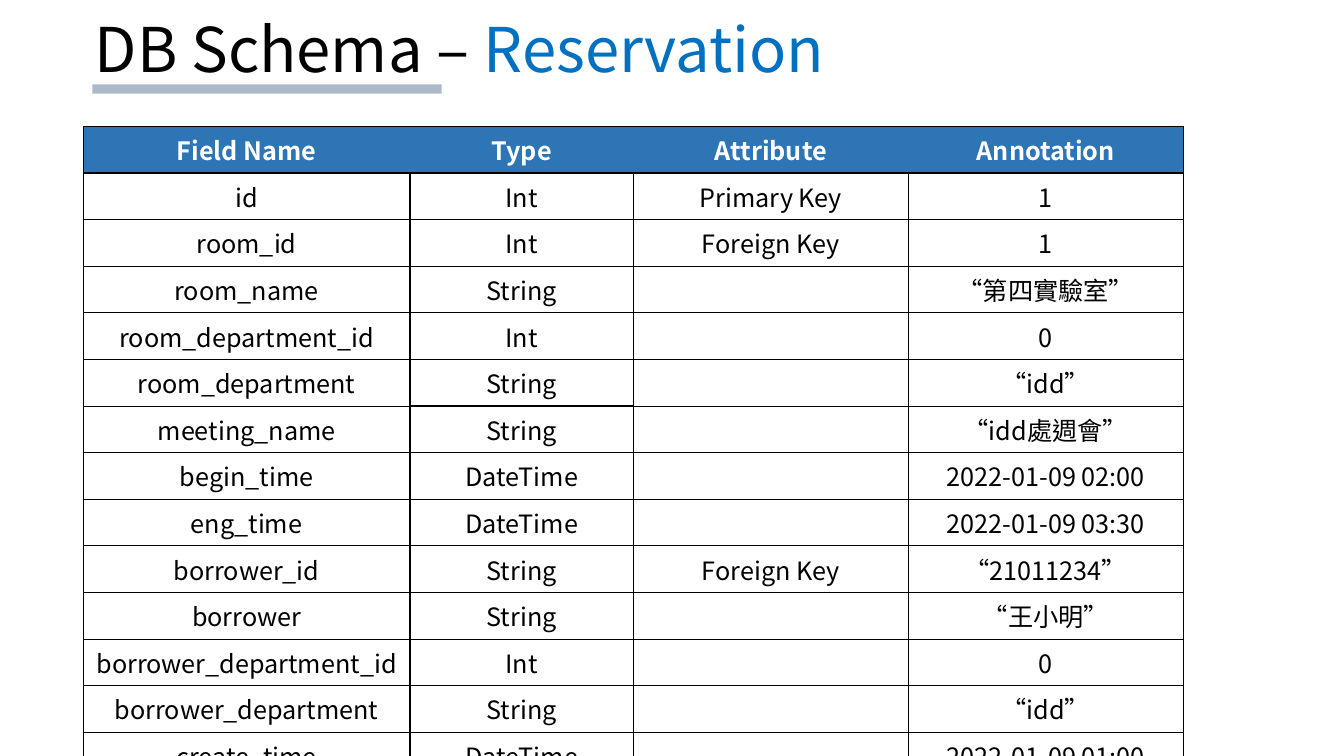
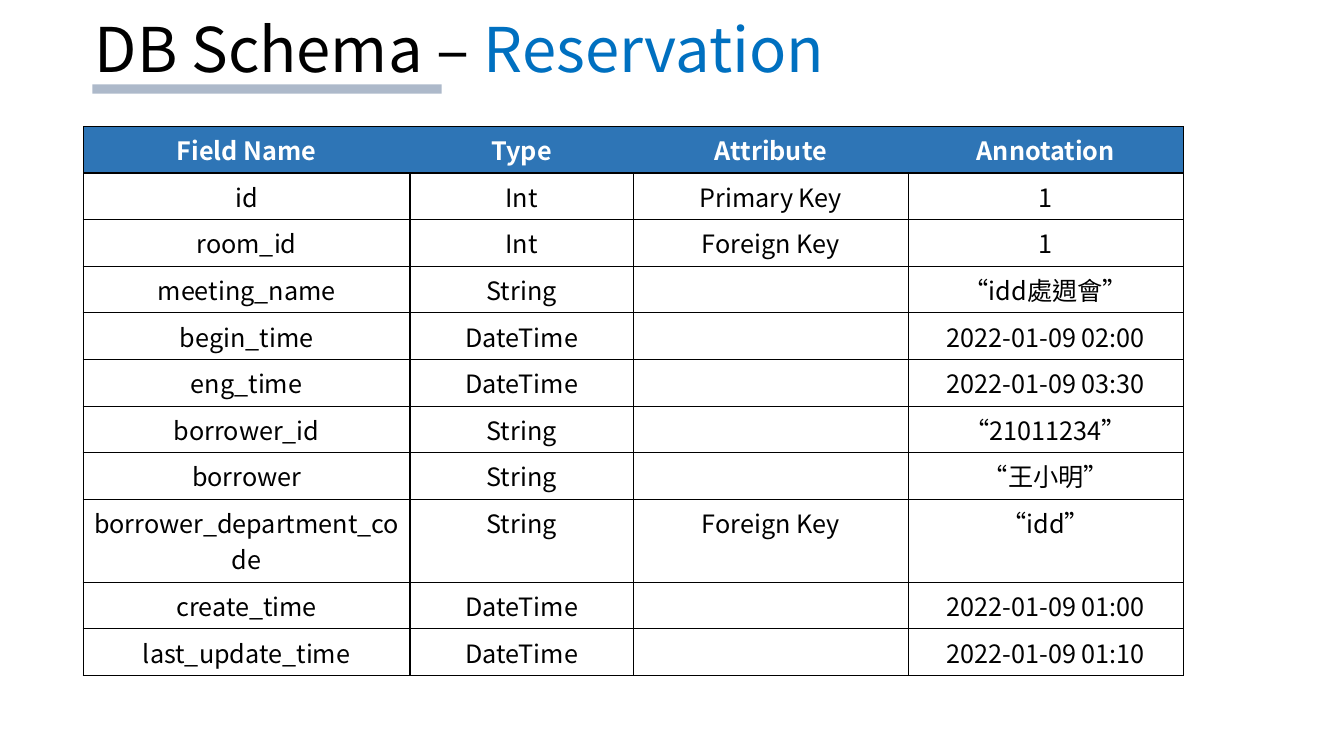
Before and after one commit to deternan/room_reservation, a slide deck: slide 5 of documents/room_reservation_v0.3.pptx (slide 6 before the commit). Drawn at 1344x756 pixels with LibreOffice and Linux fonts; fonts in the diff are those of the drawing. Boxes give left, top, right and bottom in pixels: in the first picture for what was removed or moved away, otherwise in the second. Text is boxed around its words. In the diff, an @@ line names an element or a change of style, - is before the commit and + after.

```diff
--- a/documents/room_reservation_v0.3.pptx
+++ b/documents/room_reservation_v0.3.pptx
@@ table at (84,126,1185,673) @@
-row 4: room_name | String |  | “第四實驗室”
-row 5: room_department_id | Int |  | 0
-row 6: room_department | String |  | “idd”
-row 7, column 3: Foreign Key
+row 7, column 3: 
-row 12: borrower_department_id | Int |  | 0
-row 13: borrower_department | String |  | “idd”
+row 9: borrower_department_code | String | Foreign Key | “idd”
```
Also in this commit, not shown: 2 other slides changed, 1 slide removed.
